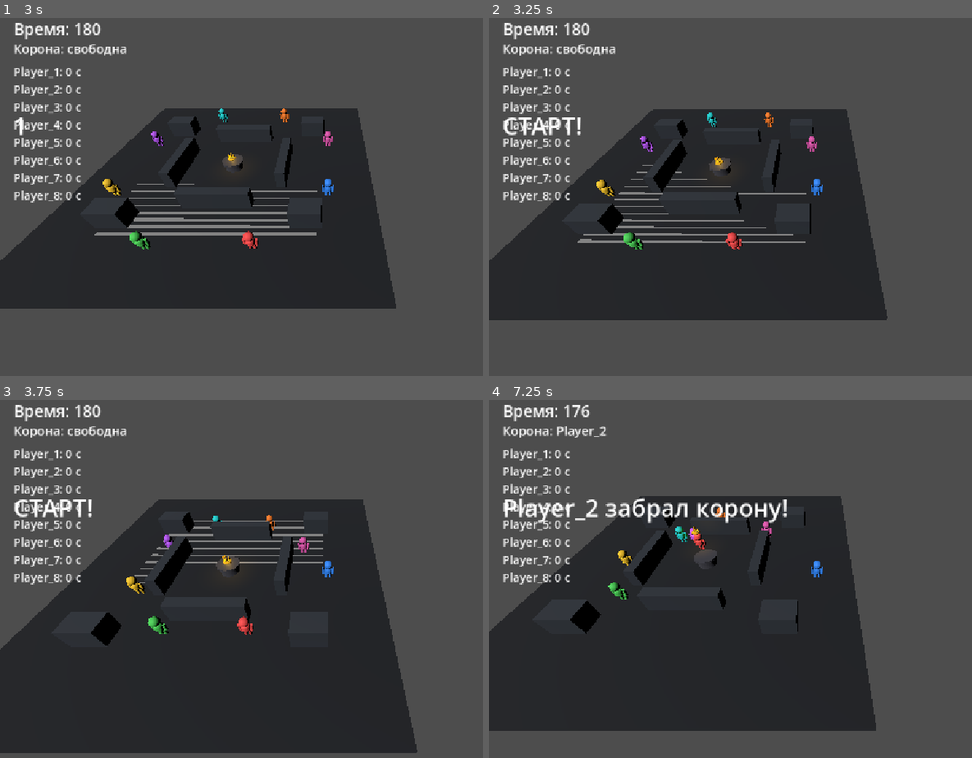
Above: before the commit, frames 1-4 (two rows, left to right).
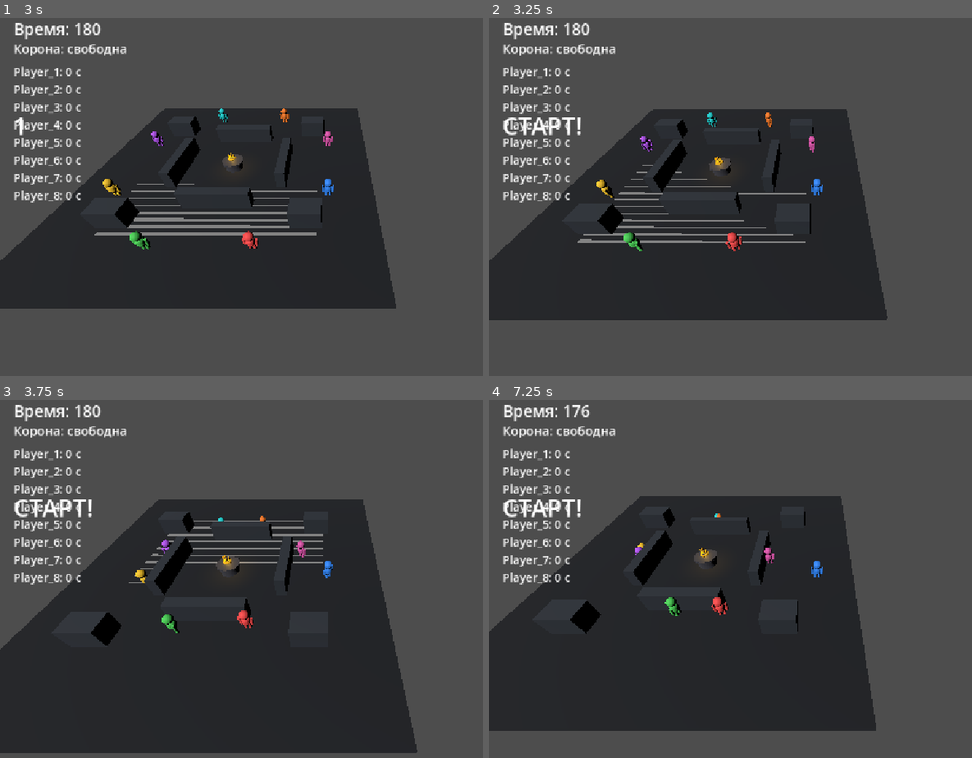
Above: after the commit, the same moments.

Repository: denisyltanovmagamed-netizen/PROJECT-01-CROWN
Game: Godot game, scene res://scenes/main/main.tscn
Two runs of this game, one before a commit and one after it. Both use one fixed random seed, a clock stepped at 60 frames per second and the inputs below.
Inputs (mouse positions are in pixels of both pictures, inside the frame that each line leads up to):
- Up to frame 1 (3 s): tap Enter at 0.5, 2 s; move the mouse to (473, 171) at 0.52 s; hold Right (ui_right) 0.53-1.28 s; click (473, 171) at 0.67 s; tap Space at 1.25, 2.75 s; move the mouse to (198, 211) at 1.27 s; hold Down (ui_down) 1.28-2.03 s; move the mouse to (391, 111) at 2.02 s; hold Right (ui_right) 2.03-2.78 s; move the mouse to (294, 265) at 2.77 s; hold Up (ui_up) from 2.78 s (still down); click (294, 265) at 2.92 s
- Up to frame 2 (3.25 s): keep holding Up (ui_up)
- Up to frame 3 (3.75 s): move the mouse to (outside the picture) at 3.52 s; release Up (ui_up) at 3.53 s; hold Left (ui_left) from 3.53 s (still down)
- Up to frame 4 (7.25 s): move the mouse to (619, 518) at 4.27 s; move the mouse to (851, 571) at 5.02 s; release Left (ui_left) at 5.03 s; hold Down (ui_down) 5.03-5.78 s; click (851, 571) at 5.17 s; move the mouse to (720, 482) at 5.77 s; hold Right (ui_right) 5.78-6.53 s; move the mouse to (962, 553) at 6.52 s; hold Up (ui_up) from 6.53 s (still down)

Frame 1 is identical in both runs. In frame 2, 0.2% of the frame differs, in the area x 22-68%, y 27-66%; in frame 3, 0.8%; in frame 4, 2.6%, in the area x 3-62%, y 7-61%.

Commit message:
Gameplay V3: rebuild movement and steering for crown chase

Diff:
--- a/scripts/player/player.gd
+++ b/scripts/player/player.gd
@@ -3,11 +3,11 @@
 @export var move_speed: float = 7.0
 @export var acceleration: float = 25.0
 @export var braking: float = 30.0
+@export var turn_speed: float = 14.0
 @export var is_local_player: bool = false
 @export var is_dummy: bool = false
 
 var target: Node3D
-var ai_target_is_crown: bool = false
 var ai_target_point: Vector3
 var ai_use_target_point: bool = false
 var movement_enabled: bool = false
@@ -15,8 +15,10 @@
 var all_players: Array[CharacterBody3D] = []
 var ai_slot: int = 0
 var ai_state: String = "CHASE"
-var ai_intercept_point: Vector3
-var ai_use_intercept: bool = false
+var ai_bias: float = 0.0
+
+var facing_direction: Vector3 = Vector3.FORWARD
+var ai_stop_distance: float = 0.0
 
 func _physics_process(delta: float) -> void:
     if not movement_enabled:
@@ -34,6 +36,8 @@
     move_and_slide()
     global_position.x = clampf(global_position.x, -arena_limit, arena_limit)
     global_position.z = clampf(global_position.z, -arena_limit, arena_limit)
+
+    _update_facing(delta)
 
 func _handle_local_input(delta: float) -> void:
     var input_vec: Vector2 = Input.get_vector("ui_left", "ui_right", "ui_up", "ui_down")
@@ -57,115 +61,129 @@
     velocity.z = move_toward(velocity.z, target_velocity.z, rate * delta)
     velocity.y = 0.0
 
-func _handle_dummy_ai(_delta: float) -> void:
-    if target == null:
-        velocity = Vector3.ZERO
+func _handle_dummy_ai(delta: float) -> void:
+    var desired := Vector3.ZERO
+
+    if ai_use_target_point:
+        desired = ai_target_point - global_position
+    elif target != null:
+        desired = target.global_position - global_position
+
+    desired.y = 0.0
+
+    if desired.length_squared() <= 0.04:
+        velocity.x = move_toward(velocity.x, 0.0, braking * delta)
+        velocity.z = move_toward(velocity.z, 0.0, braking * delta)
+        velocity.y = 0.0
         return
 
-    var target_position := target.global_position
-    if ai_use_target_point:
-        target_position = ai_target_point
+    desired = desired.normalized()
+    desired = _choose_clear_direction(desired)
 
-    var direction: Vector3 = target_position - global_position
-    direction.y = 0.0
+    var target_velocity := desired * move_speed
+    if ai_state == "HOLDER_ESCAPE":
+        target_velocity *= 1.0
 
-    if direction.length_squared() <= 0.0001:
-        if ai_use_target_point:
-            direction = target.global_position - global_position
-            direction.y = 0.0
-        if direction.length_squared() <= 0.0001:
-            velocity = Vector3.ZERO
-            return
-
-    direction = direction.normalized()
-
-    if not get_meta("crown_holder", false):
-        direction = _avoid_obstacles(_apply_separation(direction))
-    else:
-        direction = _apply_separation(direction)
-
-    var target_velocity := direction * move_speed
-    if get_meta("crown_holder", false):
-        target_velocity *= 0.92
-
-    velocity.x = move_toward(velocity.x, target_velocity.x, acceleration * _delta)
-    velocity.z = move_toward(velocity.z, target_velocity.z, acceleration * _delta)
+    velocity.x = move_toward(velocity.x, target_velocity.x, acceleration * delta)
+    velocity.z = move_toward(velocity.z, target_velocity.z, acceleration * delta)
     velocity.y = 0.0
 
-func _avoid_obstacles(direction: Vector3) -> Vector3:
+func _choose_clear_direction(desired: Vector3) -> Vector3:
+    var candidates: Array[Vector3] = [desired]
+
+    for degrees in [-60.0, -35.0, -18.0, 18.0, 35.0, 60.0, 90.0, -90.0]:
+        var angle := deg_to_rad(degrees)
+        candidates.append(desired.rotated(Vector3.UP, angle).normalized())
+
+    var best_direction := desired
+    var best_score := -INF
+
+    for candidate in candidates:
+        var clearance := _ray_clearance(candidate)
+        var alignment := candidate.dot(desired)
+        var separation := _separation_score(candidate)
+        var score := alignment * 2.4 + clearance * 1.5 + separation * 0.8
+
+        if score > best_score:
+            best_score = score
+            best_direction = candidate
+
+    return best_direction.normalized()
+
+func _ray_clearance(direction: Vector3) -> float:
     var space := get_world_3d().direct_space_state
     var origin := global_position + Vector3.UP * 0.65
-    var forward := direction.normalized()
-    var right := Vector3(-forward.z, 0.0, forward.x)
-    var best := direction
-    var blocked := false
+    var query := PhysicsRayQueryParameters3D.create(origin, origin + direction * 2.4)
+    query.collision_mask = 1
+    query.exclude = [self]
 
-    for offset in [0.0, 0.65, -0.65]:
-        var ray_direction: Vector3 = (forward + right * offset).normalized()
-        var query := PhysicsRayQueryParameters3D.create(origin, origin + ray_direction * 2.2)
-        query.collision_mask = 1
-        var hit := space.intersect_ray(query)
-        if not hit.is_empty():
-            blocked = true
-            var normal: Vector3 = hit.normal
-            normal.y = 0.0
-            if normal.length_squared() > 0.001:
-                best += normal.normalized() * 1.8
+    var hit := space.intersect_ray(query)
+    if hit.is_empty():
+        return 1.0
 
-    if blocked:
-        var side := 1.0 if ai_slot % 2 == 0 else -1.0
-        best += right * side * 0.9
-        best.y = 0.0
-        return best.normalized()
+    var distance: float = origin.distance_to(hit.position)
+    return clampf(distance / 2.4, 0.0, 1.0)
 
-    return direction
-
-func _apply_separation(direction: Vector3) -> Vector3:
-    var separation := Vector3.ZERO
+func _separation_score(direction: Vector3) -> float:
+    var score := 1.0
 
     for other in all_players:
         if other == self:
             continue
 
-        var offset: Vector3 = global_position - other.global_position
+        var offset := other.global_position - global_position
         offset.y = 0.0
         var distance := offset.length()
 
-        if distance > 0.01 and distance < 2.0:
-            var strength := (2.0 - distance) / 2.0
-            separation += offset.normalized() * strength
+        if distance <= 0.05 or distance >= 2.2:
+            continue
 
-    if separation.length_squared() <= 0.0001:
-        return direction
+        var toward_other := direction.dot(offset.normalized())
+        var danger := (2.2 - distance) / 2.2
 
-    return (direction + separation * 2.0).normalized()
+        if toward_other > 0.15:
+            score -= danger * toward_other
+
+    return clampf(score, 0.0, 1.0)
+
+func _update_facing(delta: float) -> void:
+    var flat_velocity := Vector3(velocity.x, 0.0, velocity.z)
+
+    if flat_velocity.length_squared() <= 0.04:
+        return
+
+    var desired := flat_velocity.normalized()
+    facing_direction = facing_direction.slerp(desired, clampf(turn_speed * delta, 0.0, 1.0)).normalized()
+
+    var visual := get_node_or_null("CharacterVisual")
+    if visual != null:
+        visual.rotation.y = atan2(facing_direction.x, facing_direction.z)
 
 func set_target(new_target: Node3D) -> void:
     target = new_target
-    ai_target_is_crown = false
     ai_use_target_point = false
     ai_state = "CHASE"
-    ai_use_intercept = false
 
 func set_crown_target(new_target: Node3D) -> void:
     target = new_target
-    ai_target_is_crown = true
     ai_use_target_point = false
+    ai_state = "CROWN_APPROACH"
 
 func set_target_point(new_target: Node3D, point: Vector3) -> void:
     target = new_target
-    ai_target_is_crown = false
     ai_target_point = point
-    ai_intercept_point = point
     ai_use_target_point = true
-    ai_use_intercept = true
     ai_state = "INTERCEPT"
+
+func set_ai_state(new_state: String) -> void:
+    ai_state = new_state
 
 func set_ai_context(new_players: Array[CharacterBody3D]) -> void:
     all_players = new_players
 
 func set_ai_slot(slot: int) -> void:
     ai_slot = slot
+    ai_bias = -1.0 if slot % 2 == 0 else 1.0
 
 func set_movement_enabled(enabled: bool) -> void:
     movement_enabled = enabled
